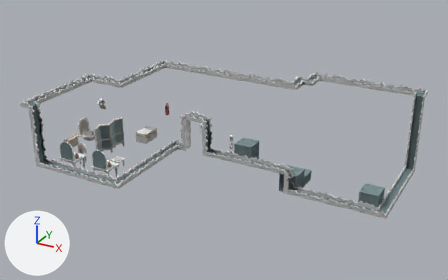
The glTF model www/models/lba2/iso_scenes/79.glb: old version first, new version second.
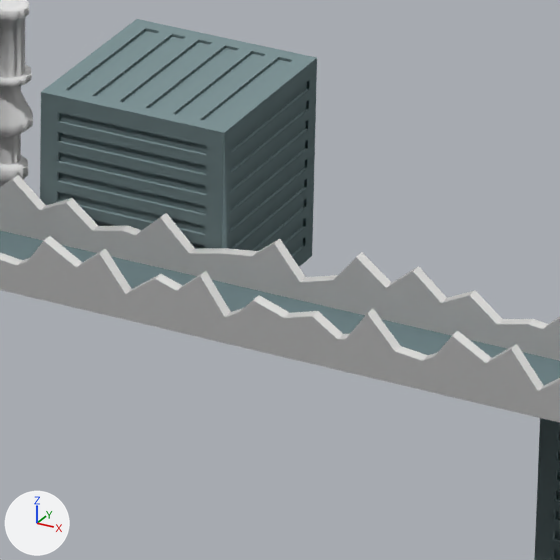
Each version appears first whole from a 50 mm camera at (43.5, -60.14, 29.77) aimed at (16.1, -10.33, 4.86), and next in a close-up on the part from 51% to 63% of the width and 48% to 66% of the height. Every picture has the same lights, and +X, +Y and +Z are marked at lower left. Where no turn or scale is listed for an object, it has been applied to the vertices. Vertices at the same position are counted once.

Objects in the first close-up: 'colored', 'textured_505a87831b81db04', 'textured_c4ebcb63321de7f5'.
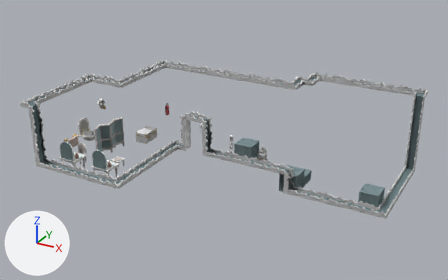
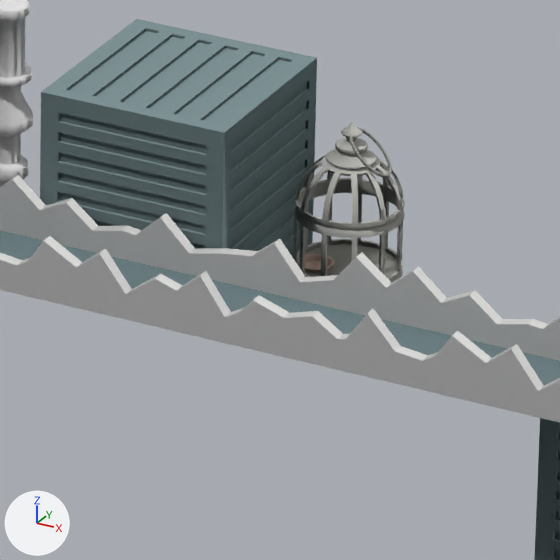
Boxes [x1, y1, x2, y2] around the edits, measured in the close-ups (560 x 560 px):
part 1 of me_mesh_0, added: after [294, 122, 405, 282]
part 2 of me_mesh_0, added: after [297, 254, 335, 273]
part 3 of me_mesh_0, added: after [349, 127, 392, 177]

The change, as a diff of the scene's bpy script:
```diff
--- a/www/models/lba2/iso_scenes/79.glb.py
+++ b/www/models/lba2/iso_scenes/79.glb.py
@@ me_mesh_0 @@
 # used by ob_colored; location = (0.0, 0.0, 0.0)
-me_mesh_0.from_pydata(...)  # 17561 vertices, 30334 faces; spans x 0.0..33.0, y -21.0..1.0, z 0.5..9.7
+me_mesh_0.from_pydata(...)  # 19835 vertices, 34958 faces; spans x 0.0..33.0, y -21.0..1.0, z 0.5..9.7
+# me_mesh_0 part 1: a new loose piece of 1608 vertices spanning x 19.0..20.0, y -9.0..-8.0, z 2.5..4.2, in mat_material_0
+# me_mesh_0 part 2: a new loose piece of 506 vertices spanning x 19.1..19.4, y -8.9..-8.5, z 2.7..2.8, in mat_material_0
+# me_mesh_0 part 3: a new loose piece of 160 vertices spanning x 19.5..19.9, y -8.7..-8.2, z 3.7..4.1, in mat_material_0
 me_mesh_0.materials.append(mat_material_0)
```
